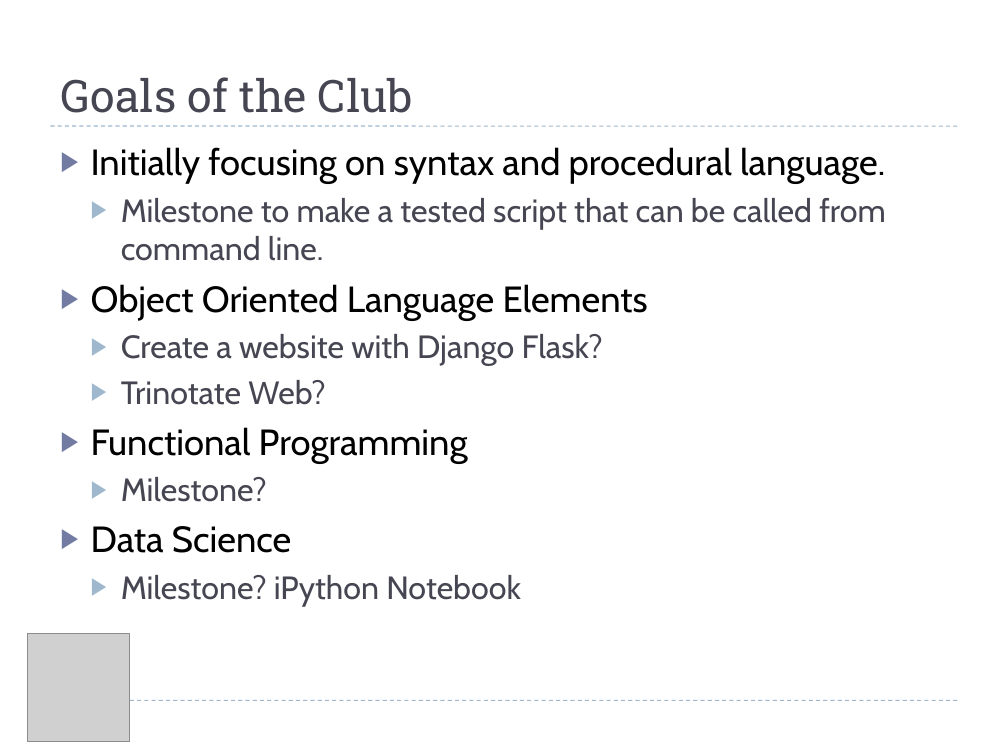
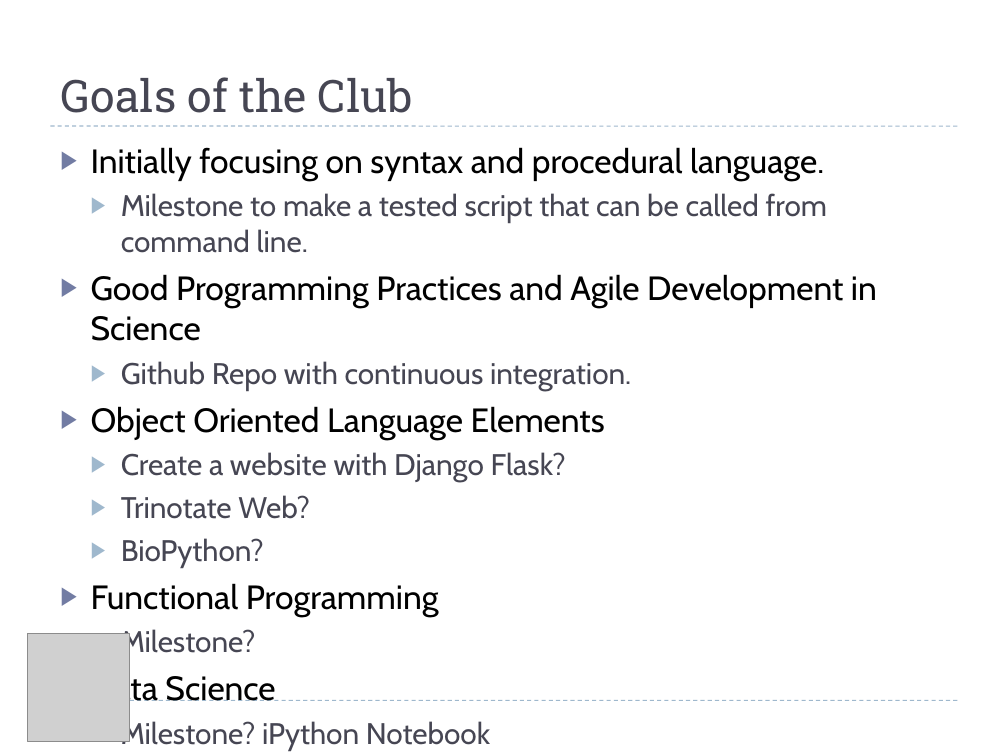
Before and after one commit to TimothyTickle/python_club, a slide deck: slide 9 of presentations/01_python_club_intro.pptx (slide 3 before the commit). Drawn at 1008x756 pixels with LibreOffice and Linux fonts; fonts in the diff are those of the drawing; grey boxes stand for pictures. Boxes give left, top, right and bottom in pixels: in the first picture for what was removed or moved away, otherwise in the second. Text is boxed around its words. In the diff, an @@ line names an element or a change of style, - is before the commit and + after.

```diff
--- a/presentations/01_python_club_intro.pptx
+++ b/presentations/01_python_club_intro.pptx
@@ text at (91, 147, 827, 659): size 26 to 24.1 pt in "Initially focusing on syntax and procedural language.", "Object Oriented Language Elements", "Functional Programming", "Data Science"; size 23 to 21.3 pt in "Milestone to make a tested script that ...", "Create a website with Django Flask?", "Trinotate Web?", "Milestone?" and 1 more places @@
@@ text at (91, 274, 877, 391): paragraphs added @@
+▶ Good Programming Practices and Agile Development in Science
+  ▶ Github Repo with continuous integration.
@@ text at (121, 538, 264, 568): paragraph added @@
+  ▶ BioPython?
```
Also in this commit, not shown: 3 other slides changed, 4 slides added, 3 slides removed.
